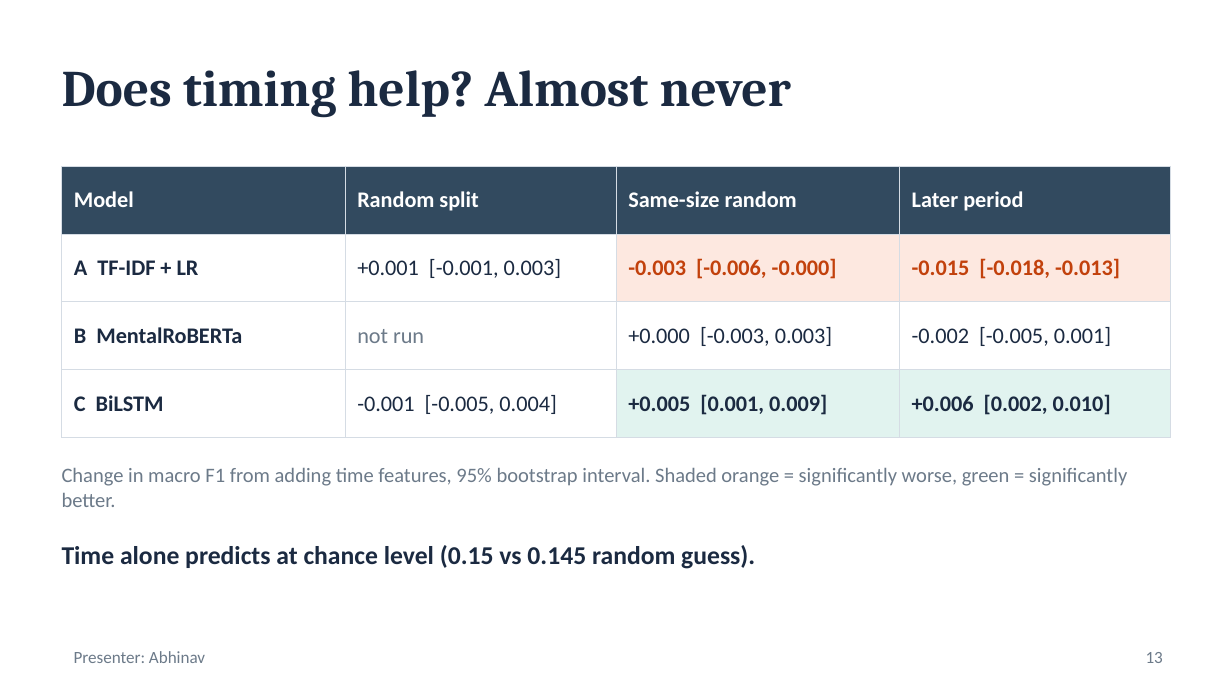
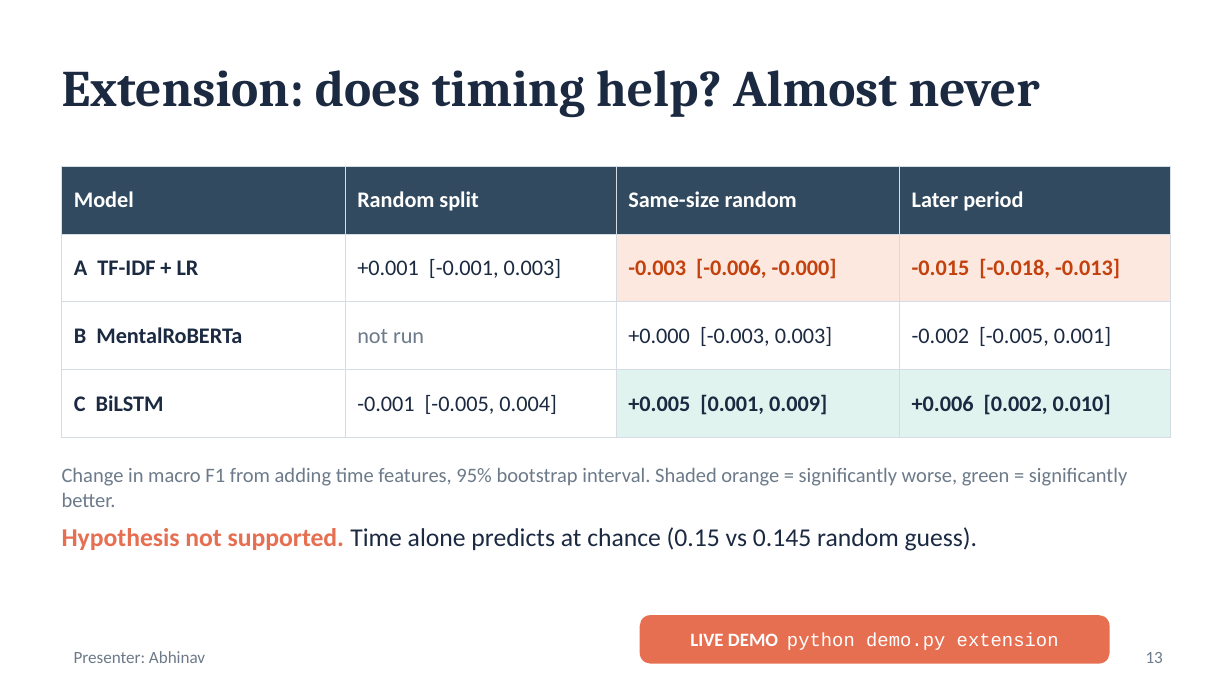
Before and after one commit to Abhinavxox/reddit-mental-health-timing, a slide deck: slide 13 of slides/Phase1_Timing_Matters.pptx. Drawn at 1232x693 pixels with LibreOffice and Linux fonts; fonts in the diff are those of the drawing. Boxes give left, top, right and bottom in pixels: in the first picture for what was removed or moved away, otherwise in the second. Text is boxed around its words. In the diff, an @@ line names an element or a change of style, - is before the commit and + after.

```diff
--- a/slides/Phase1_Timing_Matters.pptx
+++ b/slides/Phase1_Timing_Matters.pptx
@@ title at bbox=[62, 70, 1039, 118]: text changed @@
-Does timing help? Almost never
+Extension: does timing help? Almost never
@@ text at bbox=[62, 527, 978, 551]: text changed; bold off @@
-Time alone predicts at chance level (0.15 vs 0.145 random guess).
+Hypothesis not supported. Time alone predicts at chance (0.15 vs 0.145 random guess).
@@ rounded rectangle added at bbox=[641, 616, 1109, 663], fill #E76F51, outline #E76F51 1 pt @@
@@ text added at bbox=[690, 633, 1059, 650], 11 pt, text #FFFFFF @@
+LIVE DEMO python demo.py extension
```
Also in this commit, not shown: 6 other slides changed, 1 slide added, 1 slide removed, 6 other files.
